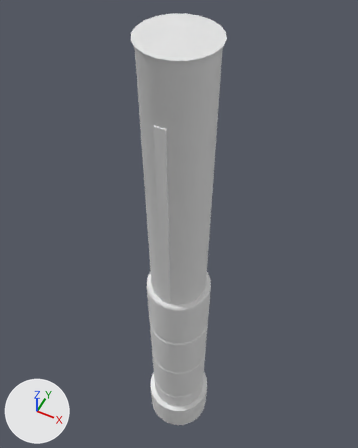
An edit to the OBJ model cosmodrone/assets/station-parts/generated/silo_6_body.obj, drawn before and after from the same camera.
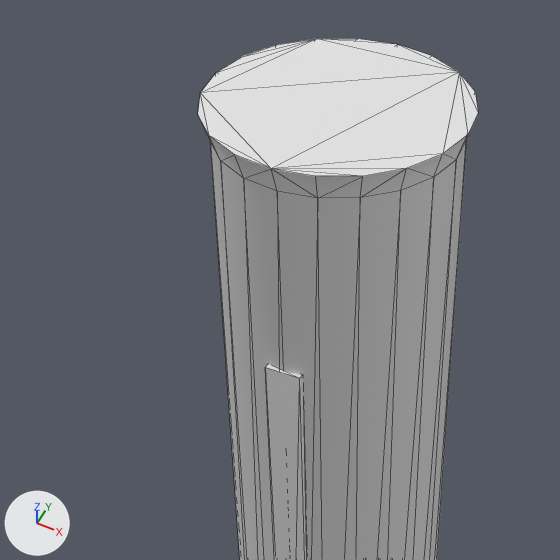
There are two pictures of each version: one whole from a 50 mm lens placed at (0.415, -0.829, 1.415), pointed at (-0.071, 0.143, 0.2), one close up on the part from 17% to 71% of the width and 0% to 43% of the height. Lighting does not change. The marker at lower left points along +X, +Y and +Z. The close-ups show mesh edges as thin lines. Where no turn or scale is listed for an object, it has been applied to the vertices.

Names of what the first close-up shows: 'Silo_6_Cylinder.130'.
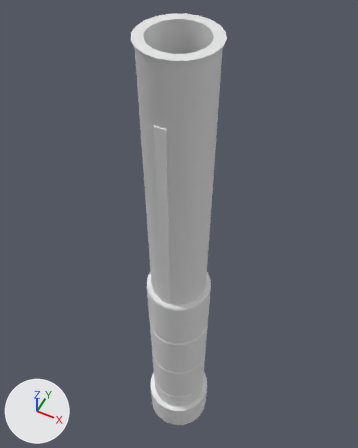
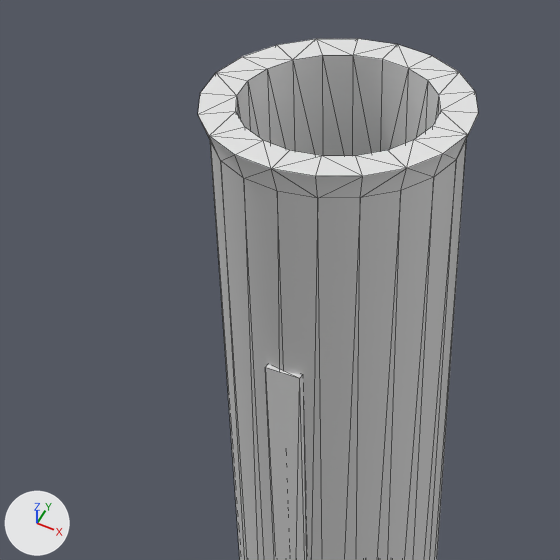
Changed parts and their boxes [x1, y1, x2, y2] in the close-ups (560 x 560 px):
part 1 of me_silo_6_cylinder_130, built on: [198, 39, 478, 176] in both

The change, as a list of edits to the scene's bpy script:
```text
Change me_silo_6_cylinder_130:
    used by ob_silo_6_cylinder_130; location = (0.0, 0.0, 0.0)
    remove me_silo_6_cylinder_130.from_pydata(...)  # 416 vertices, 782 faces; spans x -0.12..0.12, y -0.12..0.12, z -0.82..0.93
    add me_silo_6_cylinder_130.from_pydata(...)  # 456 vertices, 844 faces; spans x -0.12..0.12, y -0.12..0.12, z -0.82..0.93
    me_silo_6_cylinder_130 part 1
    18 faces are deleted
    27 vertices are added at x -0.07..0.07, y -0.07..0.07, z 0.83..0.93
    8 new vertices lie (0.0, 0.0, -0.1) away from vertices in x -0.07..0.07, y -0.02..0.07, z 0.93
    5 new vertices lie (0.0, 0.0, -0.1) away from vertices in x -0.02..0.07, y -0.07..0.02, z 0.93
    80 new faces join them
```
